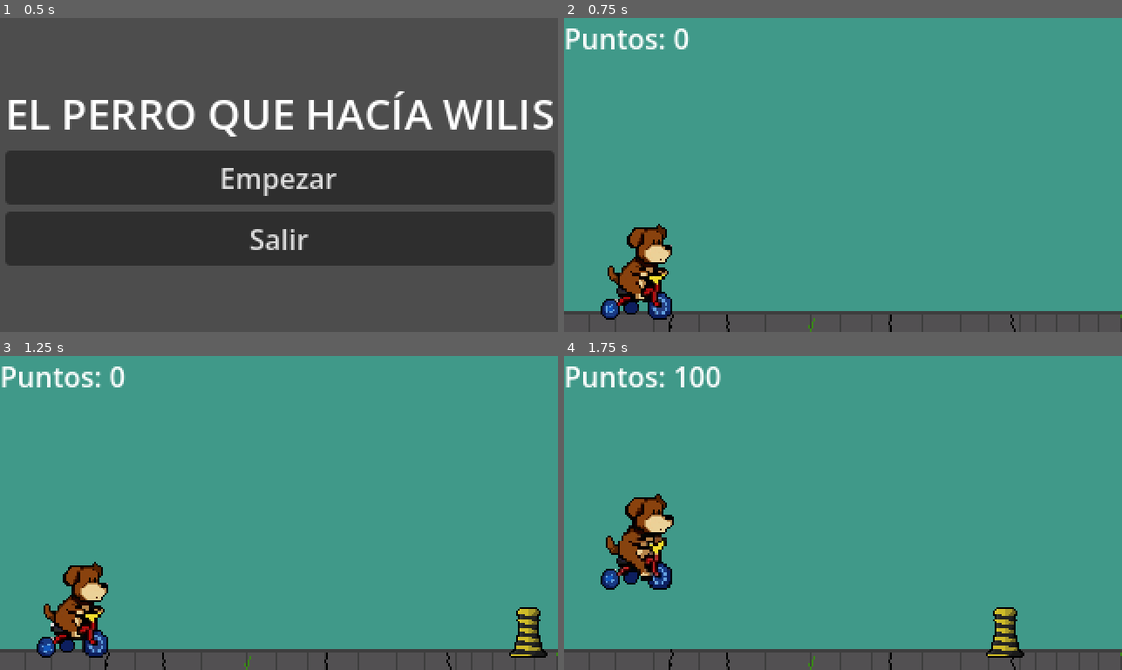
Above: before the commit, frames 1-4 (two rows, left to right).
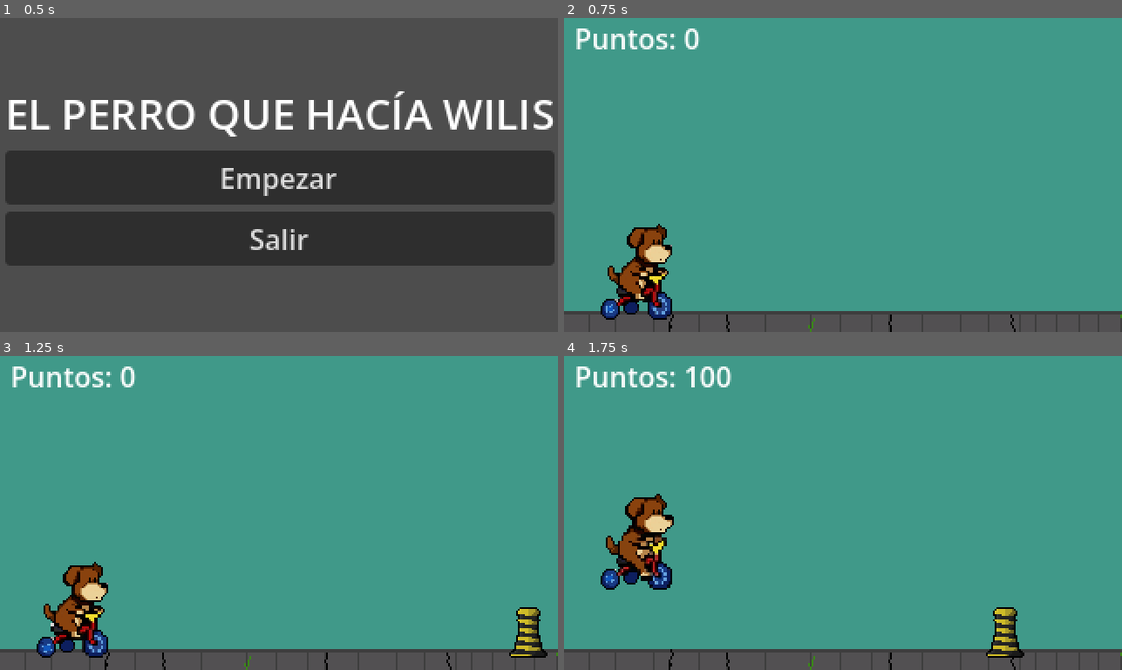
Above: after the commit, the same moments.

Repository: agusgonz/sideproject-gamejam
Game: Godot game, scene res://UI/MenuInicio.tscn
The game is run twice, just before and just after one commit, with the same random seed, the same clock (stepped at 60 frames per second) and the same inputs.
Inputs:
- Up to frame 1 (0.5 s): no input
- Up to frame 2 (0.75 s): click "Empezar" at 0.5 s
- Up to frame 3 (1.25 s): no input
- Up to frame 4 (1.75 s): tap Down (crouch) at 1.35 s; tap Space (jump) at 1.52 s

Frame 1 is identical in both runs. In frame 2, 0.9% of the frame differs, in the area x 0-25%, y 3-10%; in frame 3, 0.9%; in frame 4, 1.1%, in the area x 0-30%, y 3-10%.

Commit message:
added spacing to puntos

Diff:
--- a/main.tscn
+++ b/main.tscn
@@ -83,7 +83,8 @@
 visible = false
 
 [node name="ScoreLabel" type="Label" parent="CanvasLayerUI" unique_id=2000804350]
-offset_right = 61.0
+offset_left = 6.0
+offset_right = 78.0
 offset_bottom = 23.0
 text = "Puntos: 0"
 script = ExtResource("4_1bvp3")
